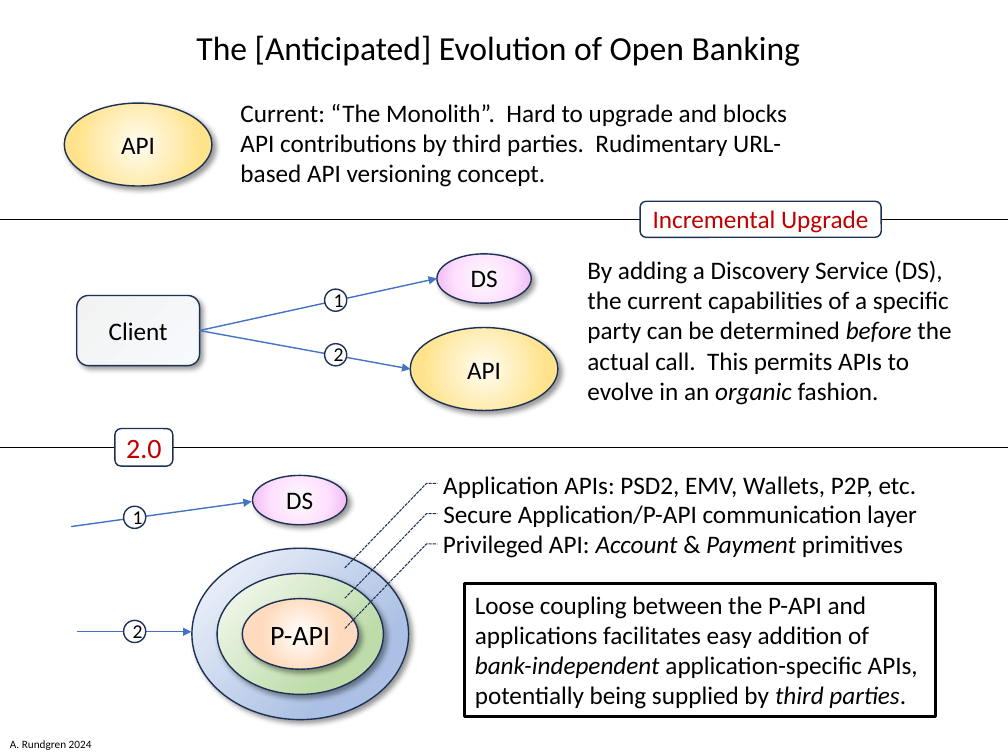
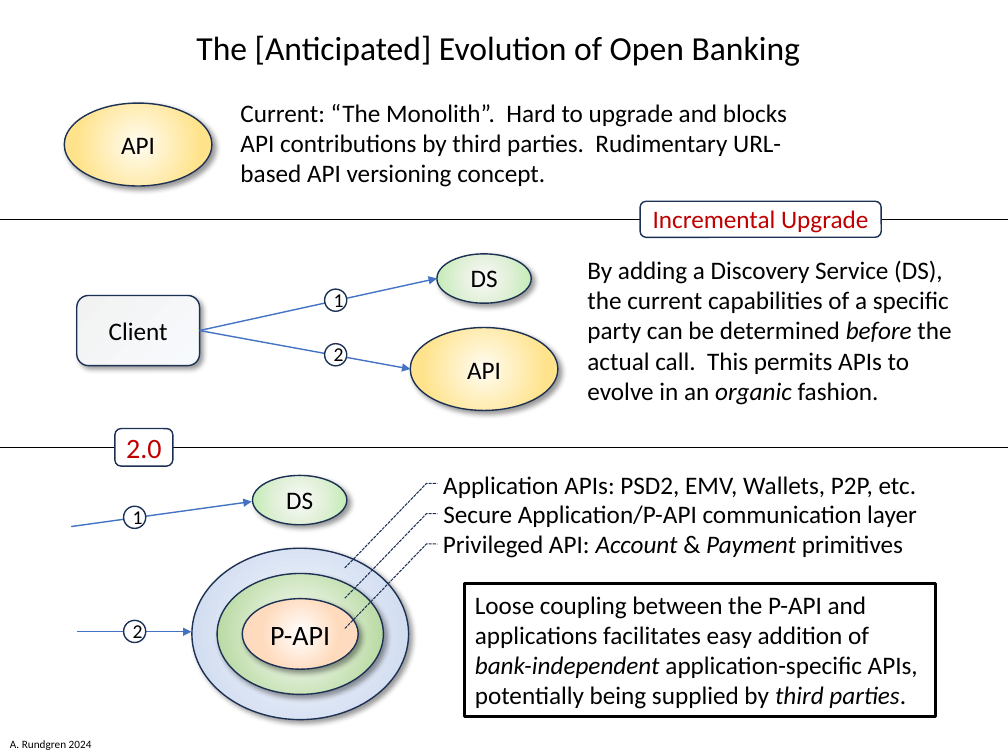
Before and after one commit to cyberphone/doc, a slide deck: slide 1 of defensive-publications/openbanking-evolution.pptx. Drawn at 1008x756 pixels with LibreOffice and Linux fonts; fonts in the diff are those of the drawing. Boxes give left, top, right and bottom in pixels: in the first picture for what was removed or moved away, otherwise in the second. Text is boxed around its words. In the diff, an @@ line names an element or a change of style, - is before the commit and + after.

```diff
--- a/defensive-publications/openbanking-evolution.pptx
+++ b/defensive-publications/openbanking-evolution.pptx
@@ ellipse "DS" at <box>436,254,531,303</box>: fill gradient #FAFAFA to #FFE0FF to #EAB3EF to gradient #FAFAFA to #E2F0D9 to #BBEBAE @@
@@ ellipse "DS" at <box>253,476,348,525</box>: fill gradient #FAFAFA to #FFE0FF to #EAB3EF to gradient #FAFAFA to #E2F0D9 to #BBEBAE @@
@@ ellipse at <box>192,548,408,720</box>: fill gradient #F6F8FC to #ABC0E4 to #C7D5ED to gradient #F6F8FC to #C7D5ED @@
@@ ellipse at <box>217,574,383,695</box>: fill gradient #F8FBF6 to #BEDCAA to #D4E8C6 to gradient #FFFFFF to #A9D18E @@
```
Also in this commit, not shown: 1 other file.
